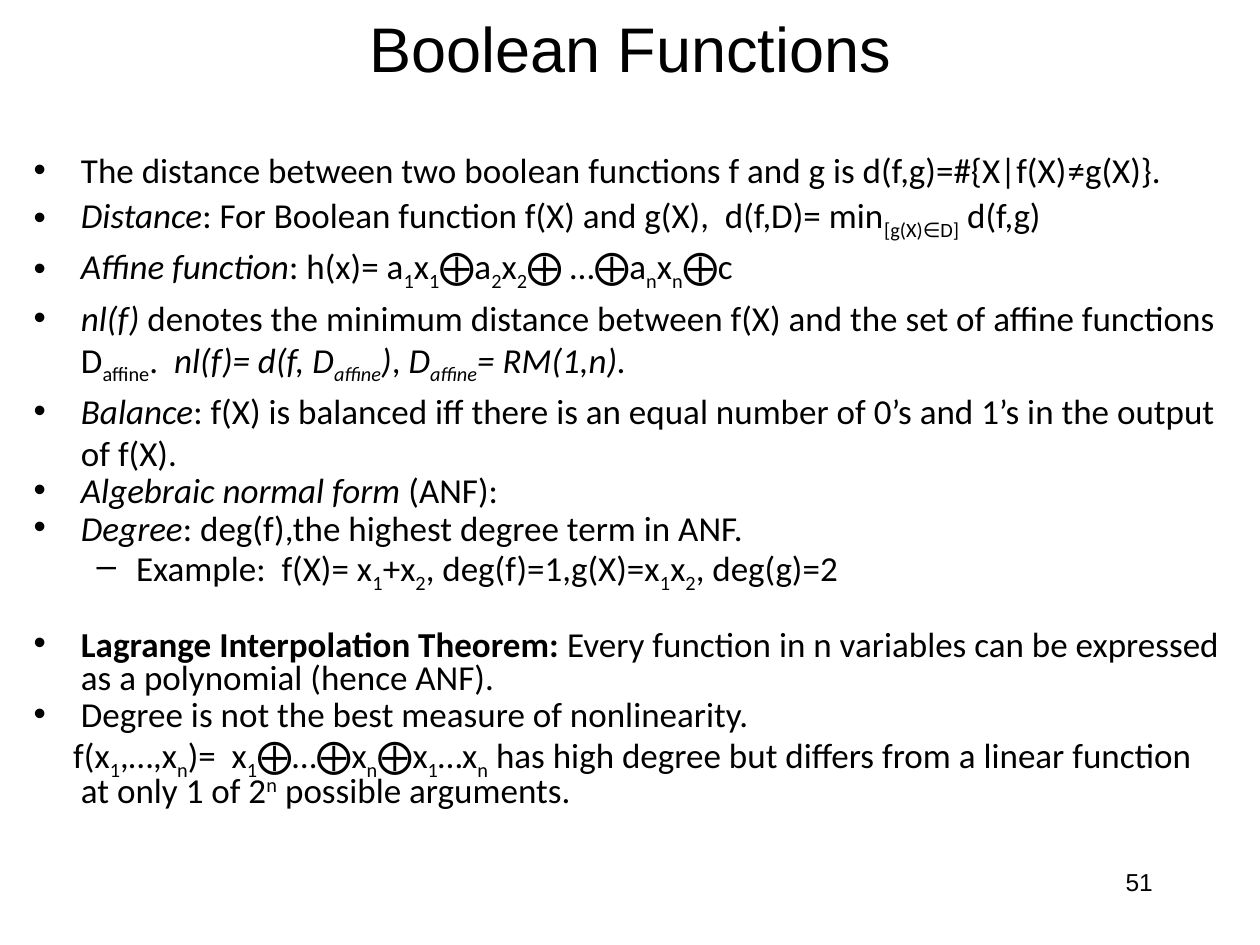
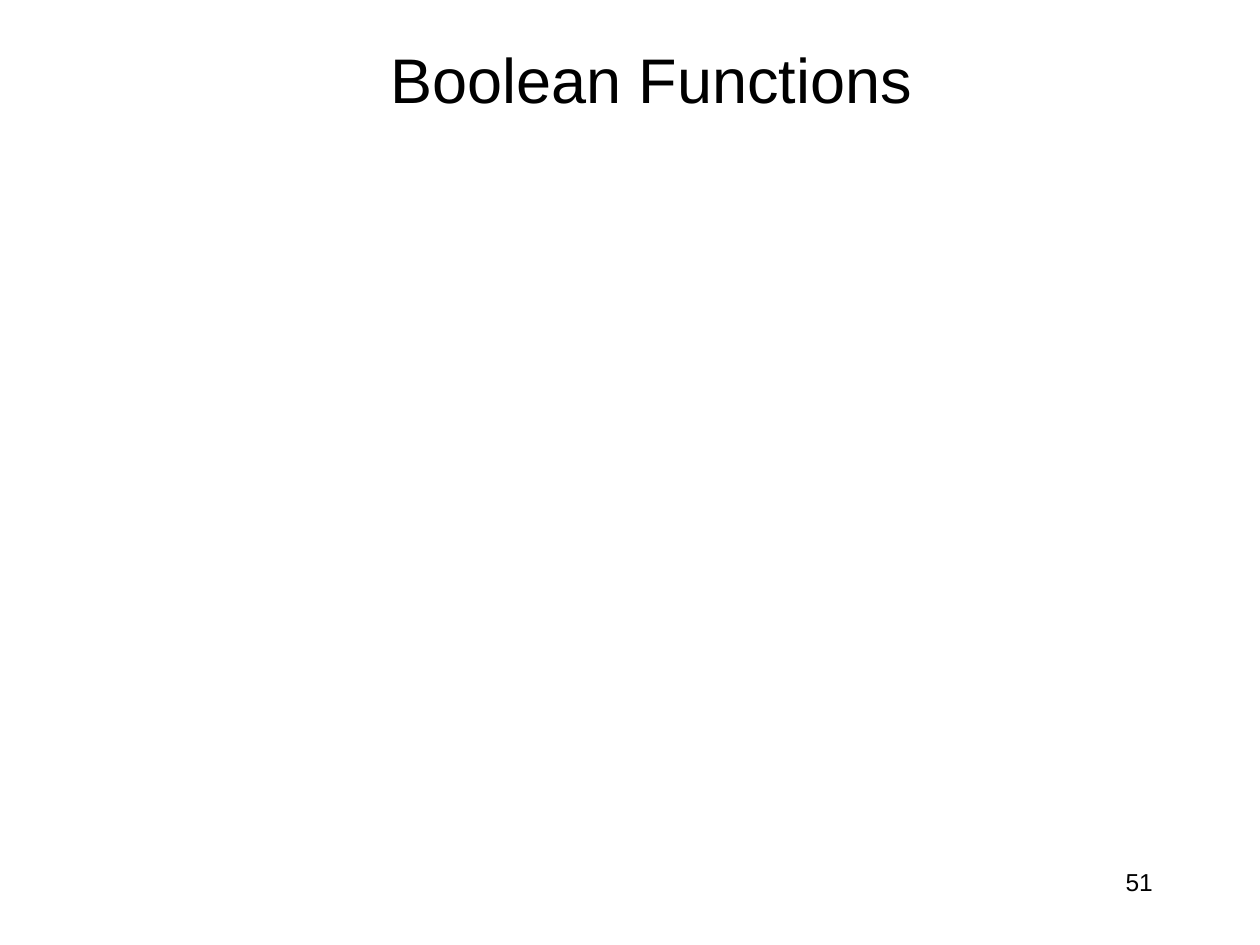
Before and after one commit to jlmucb/class_notes, a slide deck: slide 51 of BerkeleyClass/CS290Spring2013/Lectures/Cryptoclass3.pptx. Drawn at 1260x945 pixels with LibreOffice and Linux fonts; fonts in the diff are those of the drawing; grey boxes stand for pictures. Boxes give left, top, right and bottom in pixels: in the first picture for what was removed or moved away, otherwise in the second. Text is boxed around its words. In the diff, an @@ line names an element or a change of style, - is before the commit and + after.

```diff
--- a/BerkeleyClass/CS290Spring2013/Lectures/Cryptoclass3.pptx
+++ b/BerkeleyClass/CS290Spring2013/Lectures/Cryptoclass3.pptx
@@ title "Boolean Functions": place and size @@
-title "Boolean Functions" at <box>369,26,891,73</box>
+title "Boolean Functions" at <box>390,57,912,104</box>
@@ text removed at <box>73,157,1219,809</box> @@
-• The distance between two boolean functions f and g is d(f,g)=#{X|f(X)≠g(X)}.
-• Distance: For Boolean function f(X) and g(X), d(f,D)= min[g(X)∈D] d(f,g)
-• Affine function: h(x)= a1x1⨁a2x2⨁ …⨁anxn⨁c
-• nl(f) denotes the minimum distance between f(X) and the set of affine functions Daffine. nl(f)= d(f, Daffine), Daffine= RM(1,n).
-• Balance: f(X) is balanced iff there is an equal number of 0’s and 1’s in the output of f(X).
-• Algebraic normal form (ANF):
-• Degree: deg(f),the highest degree term in ANF.
-  – Example: f(X)= x1+x2, deg(f)=1,g(X)=x1x2, deg(g)=2
-• Lagrange Interpolation Theorem: Every function in n variables can be expressed as a polynomial (hence ANF).
-• Degree is not the best measure of nonlinearity.
-f(x1,…,xn)= x1⨁…⨁xn⨁x1…xn has high degree but differs from a linear function at only 1 of 2n possible arguments.
```
Also in this commit, not shown: 24 other slides changed, 1 other file.
